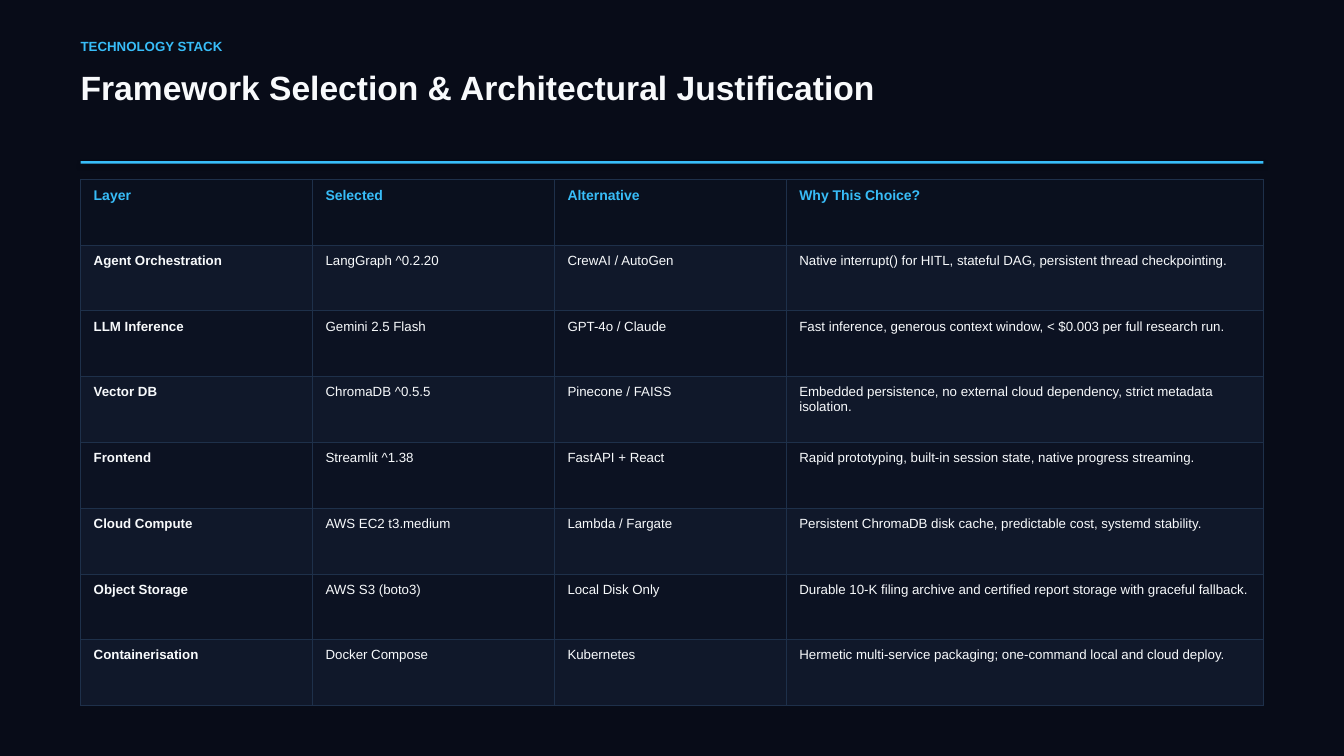
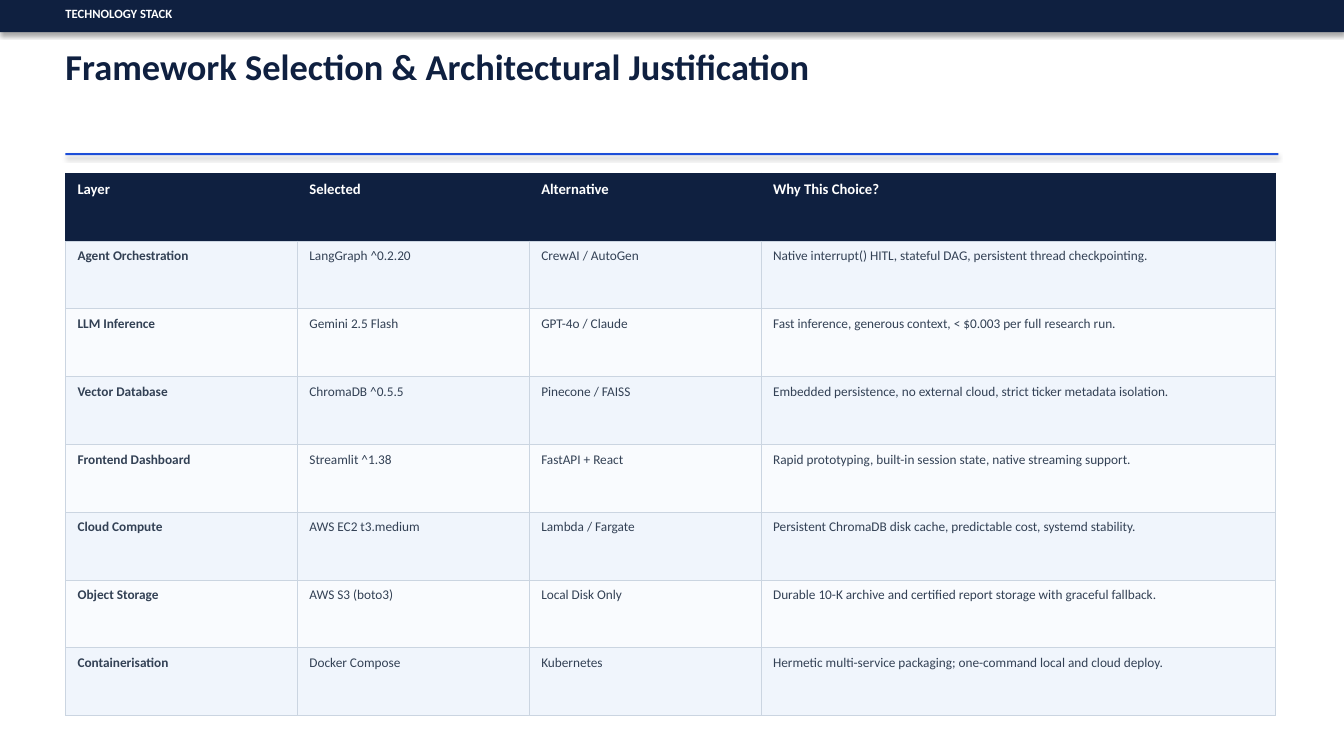
Before and after one commit to SagarTrimukhe/ai-investment-research-assistant, a slide deck: slide 14 of CAPSTONE_PROJECT_PRESENTATION.pptx. Drawn at 1344x756 pixels with LibreOffice and Linux fonts; fonts in the diff are those of the drawing. Boxes give left, top, right and bottom in pixels: in the first picture for what was removed or moved away, otherwise in the second. Text is boxed around its words. In the diff, an @@ line names an element or a change of style, - is before the commit and + after.

Commit message:
design: retheme to professional light mode — white canvas, navy headings, clean corporate accents

```diff
--- a/CAPSTONE_PROJECT_PRESENTATION.pptx
+++ b/CAPSTONE_PROJECT_PRESENTATION.pptx
@@ rectangle at (0,0,1344,756): fill #080C18 to #FFFFFF @@
@@ rectangle added at (0,0,1344,32), fill #0F2040 @@
@@ text "TECHNOLOGY STACK": place and size @@
-text "TECHNOLOGY STACK" at (81,41,223,51)
+text "TECHNOLOGY STACK" at (65,9,172,18)
@@ text "TECHNOLOGY STACK" at (65,9,172,18): size 9.5 to 9 pt, font Arial to Calibri, text colour #38BDF8 to #FFFFFF @@
@@ text "Framework Selection & Architectural Justification": place and size @@
-text "Framework Selection & Architectural Justification" at (81,75,875,101)
+text "Framework Selection & Architectural Justification" at (65,54,809,81)
@@ text "Framework Selection & Architectural Justification" at (65,54,809,81): size 24 to 26 pt, font Arial to Calibri, text colour #F8FAFC to #0F2040 @@
@@ table at (66,173,1275,716) @@
-row 2, column 4: Native interrupt() for HITL, stateful DAG, persistent thread checkpointing.
+row 2, column 4: Native interrupt() HITL, stateful DAG, persistent thread checkpointing.
-row 3, column 4: Fast inference, generous context window, < $0.003 per full research run.
+row 3, column 4: Fast inference, generous context, < $0.003 per full research run.
-row 4, column 1: Vector DB
+row 4, column 1: Vector Database
-row 4, column 4: Embedded persistence, no external cloud dependency, strict metadata isolation.
+row 4, column 4: Embedded persistence, no external cloud, strict ticker metadata isolation.
-row 5, column 1: Frontend
+row 5, column 1: Frontend Dashboard
-row 5, column 4: Rapid prototyping, built-in session state, native progress streaming.
+row 5, column 4: Rapid prototyping, built-in session state, native streaming support.
-row 7, column 4: Durable 10-K filing archive and certified report storage with graceful fallback.
+row 7, column 4: Durable 10-K archive and certified report storage with graceful fallback.
@@ fill #0A101E to #0F2040 in row 1 @@
@@ fill #10182A to #F0F5FC in 16 cells @@
@@ fill #0C1222 to #F9FBFE in 12 cells @@
@@ size 10 to 10.5 pt, text colour #38BDF8 to #FFFFFF in "Layer", "Selected", "Alternative", "Why This Choice?" @@
@@ font Arial to Calibri in "Layer", "Selected", "Alternative", "Why This Choice?" and 21 more places @@
@@ text colour #F8FAFC to #334155 in "Agent Orchestration", "LangGraph ^0.2.20", "CrewAI / AutoGen", "LLM Inference" and 17 more places @@
@@ borders changed @@
@@ table: place and size @@
-table at (81,179,1263,706)
+table at (66,173,1275,716)
@@ rectangle: place and size @@
-rectangle at (81,161,1263,164)
+rectangle at (66,153,1278,155)
@@ rectangle at (66,153,1278,155): fill #38BDF8 to #1D4ED8 @@
```
Also in this commit, not shown: 17 other slides changed.
